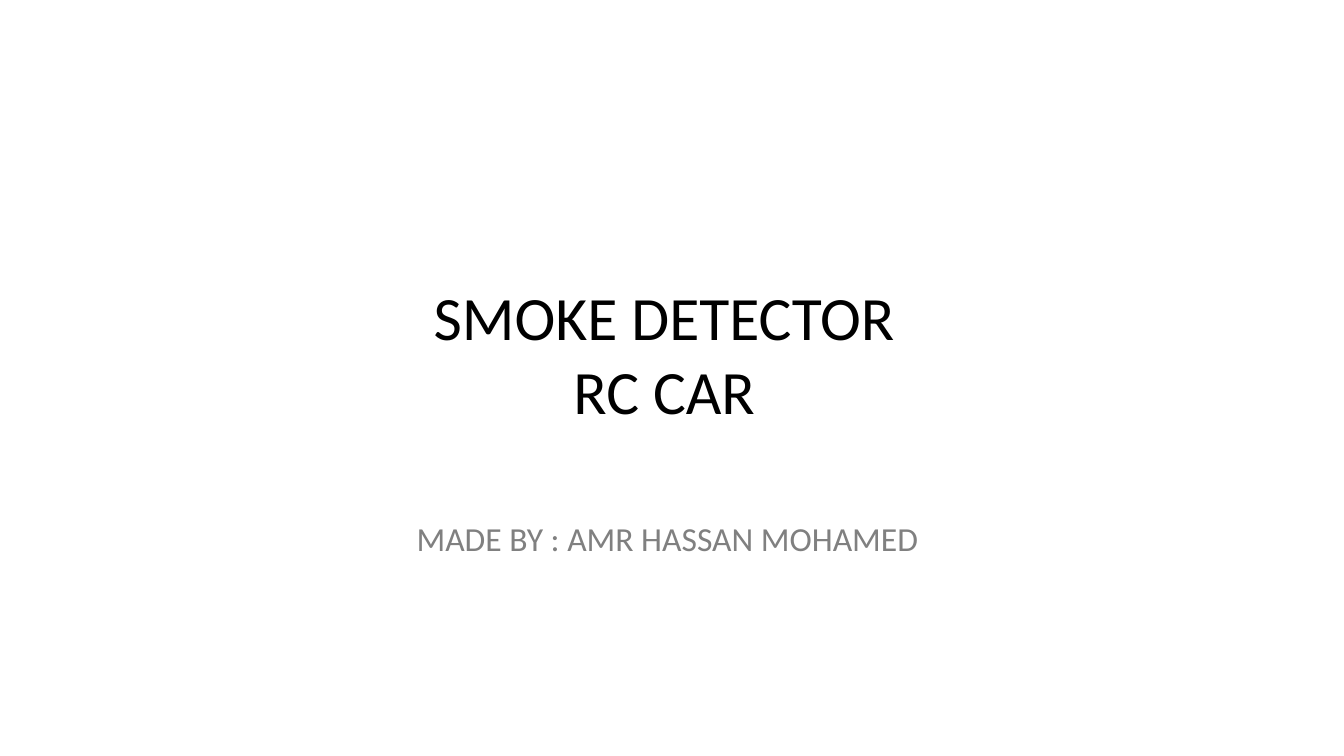
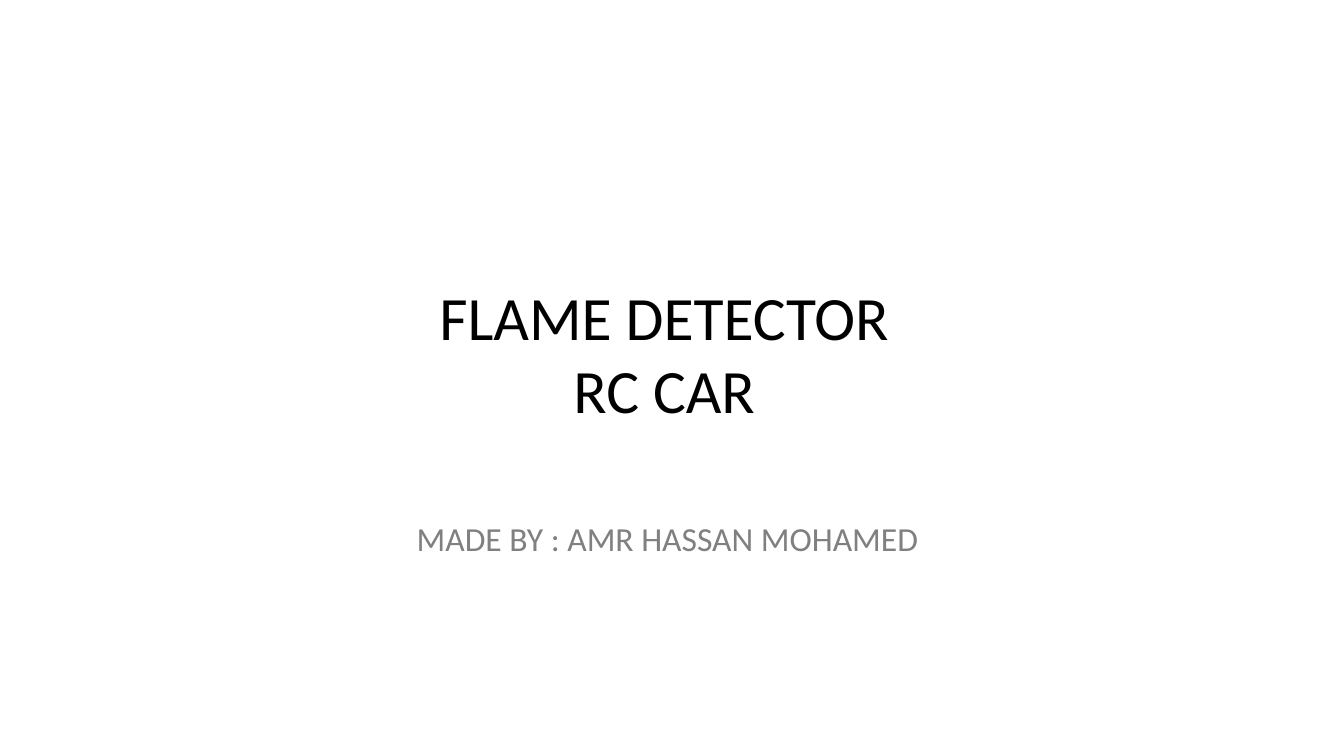
Before and after one commit to amraboelkher/Flame-Detector-RC-Car, a slide deck: slide 1 of Presentation (overview) .pptx. Drawn at 1344x756 pixels with LibreOffice and Linux fonts; fonts in the diff are those of the drawing; background and template pictures are left out. Boxes give left, top, right and bottom in pixels: in the first picture for what was removed or moved away, otherwise in the second. Text is boxed around its words. In the diff, an @@ line names an element or a change of style, - is before the commit and + after.

```diff
--- a/Presentation (overview) .pptx
+++ b/Presentation (overview) .pptx
@@ text at [439, 300, 889, 414]: text changed @@
-SMOKE DETECTOR
-RC CAR
+FLAME DETECTOR
+RC CAR
```
